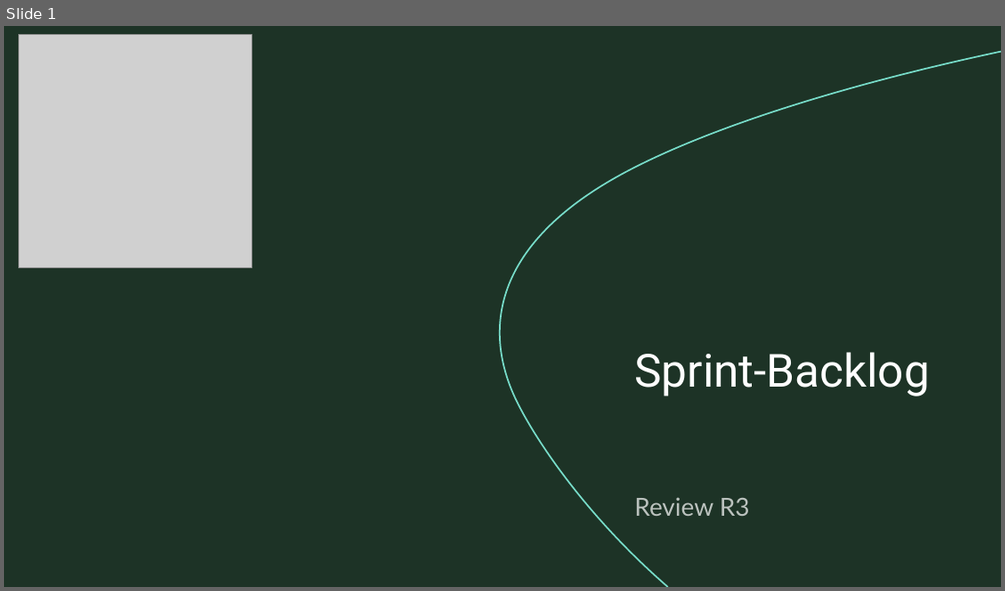
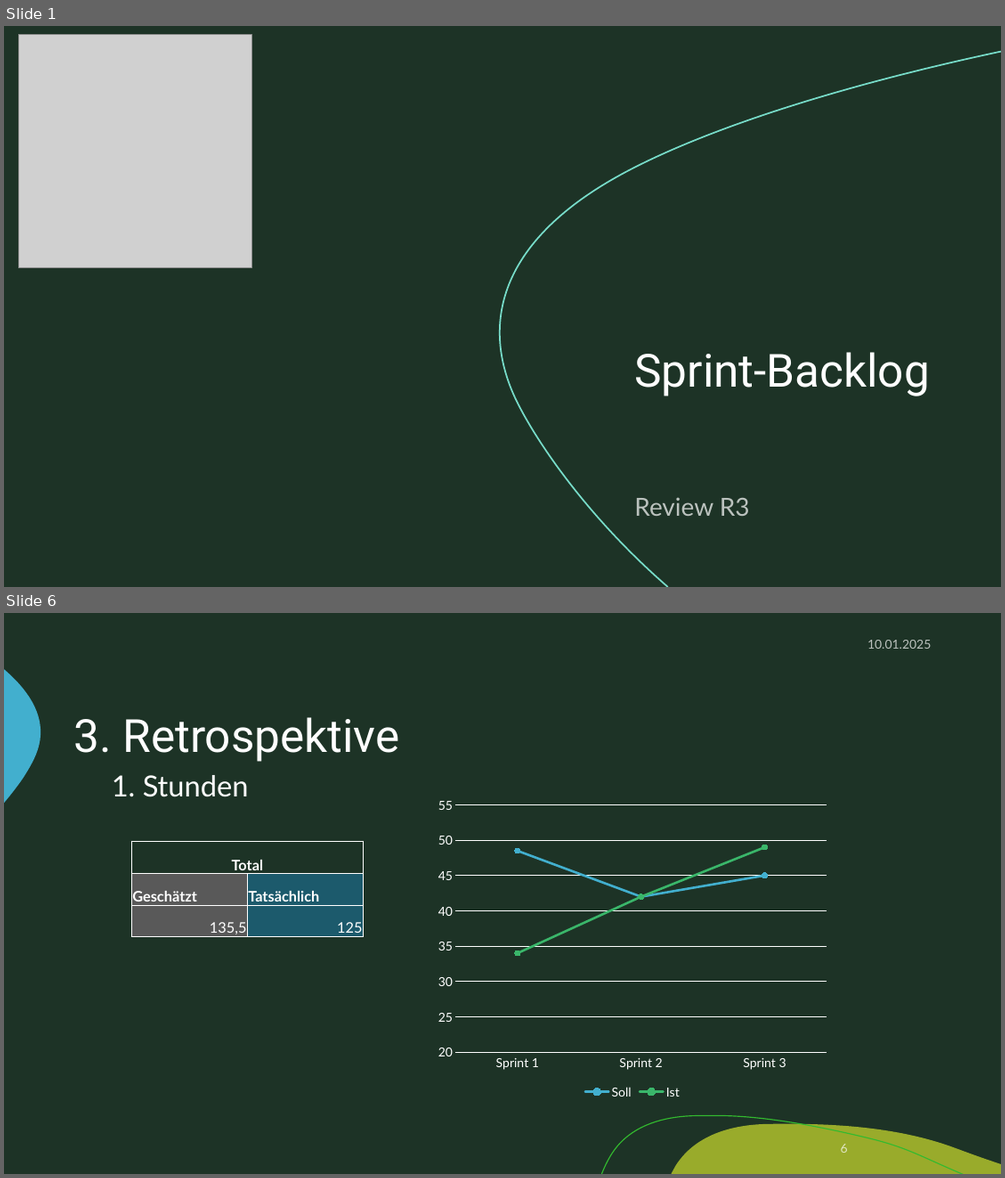
Before and after one commit to zIExpantion/ZumGelbenBach, a slide deck: Dokumente/Sprint-Backlog/Sprint-Backlog3.pptx. Shown one above the other, each under a label of ours: slide 1 before the commit, slides 1 and 6 after it; the slides between them are not shown. The pictures are 1005x591 and 1005x1178 pixels, drawn with LibreOffice and Linux fonts; fonts in the diff are those of the drawing; grey boxes stand for pictures; background and template pictures are left out. Boxes give left, top, right and bottom in pixels: in the first picture for what was removed or moved away, otherwise in the second. Text is boxed around its words. In the diff, an @@ line names an element or a change of style, - is before the commit and + after.

```diff
--- a/Dokumente/Sprint-Backlog/Sprint-Backlog3.pptx
+++ b/Dokumente/Sprint-Backlog/Sprint-Backlog3.pptx
@@ slide 6 added at [4, 613, 1001, 1174], background #1D3326; not listed: 3 template elements that a slide beside it also shows @@
@@ text added at [867, 640, 930, 649], 12 pt, text #FFFFFF at 70% opacity @@
+10.01.2025
@@ title added at [73, 717, 399, 762], 44 pt, text #FFFFFF @@
+3. Retrospektive
@@ text added at [112, 775, 249, 797], 28 pt, text #FFFFFF @@
+1. Stunden
@@ line chart added at [430, 791, 834, 1102] @@
+categories: Sprint 1, Sprint 2, Sprint 3
+Soll: 48.5, 42, 45
+Ist: 34, 42, 49
@@ table added at [132, 841, 364, 941], 3 rows, 2 columns @@
+Total | 
+Geschätzt | Tatsächlich
+135,5 | 125
@@ page number added at [841, 1143, 848, 1152], 12 pt, text #FFFFFF at 70% opacity @@
+6
```
Also in this commit, not shown: 17 slides changed, 3 other slides added, 1 other file.
